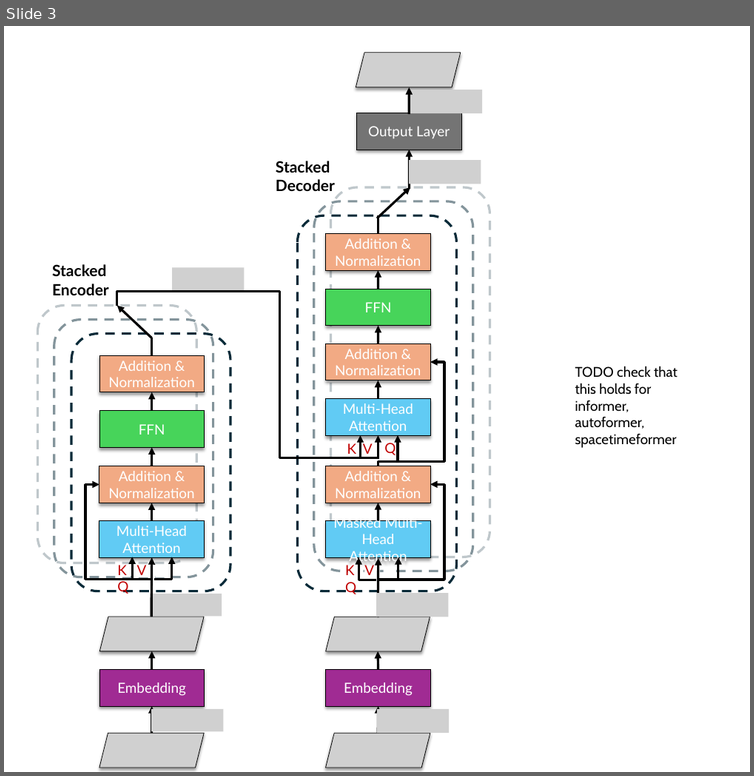
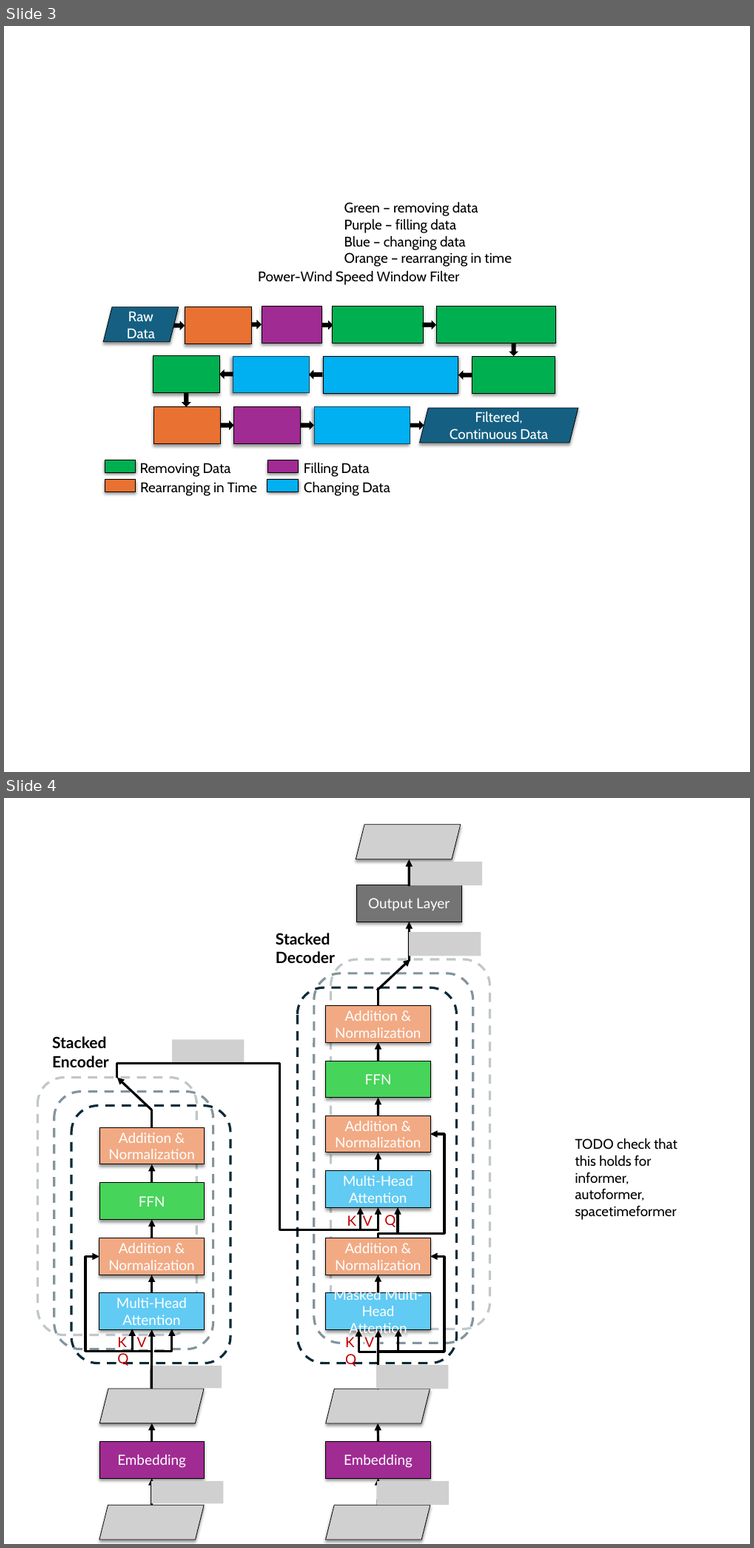
Before and after one commit to achenry/wind-forecasting, a slide deck: examples/figures/wind_forecasting_figs [Autosaved].pptx. Shown one above the other, each under a label of ours: slide 3 before the commit, slides 3 and 4 after it. The pictures are 754x776 and 754x1548 pixels, drawn with LibreOffice and Linux fonts; fonts in the diff are those of the drawing; grey boxes stand for pictures. Boxes give left, top, right and bottom in pixels: in the first picture for what was removed or moved away, otherwise in the second. Text is boxed around its words. In the diff, an @@ line names an element or a change of style, - is before the commit and + after.

```diff
--- a/examples/figures/wind_forecasting_figs [Autosaved].pptx
+++ b/examples/figures/wind_forecasting_figs [Autosaved].pptx
@@ slide 3 added at box(4, 26, 750, 772), background #FFFFFF @@
@@ text added at box(344, 201, 512, 266), 18 pt, text #000000 @@
+Green – removing data
+Purple – filling data
+Blue – changing data
+Orange – rearranging in time
@@ text added at box(258, 270, 459, 285), 18 pt, text #000000 @@
+Power-Wind Speed Window Filter
@@ group added at box(104, 306, 579, 496): 15 rectangles, 12 right arrows, 4 texts, 2 parallelograms @@
+Raw Data
+Removing Data
+Rearranging in Time
+Filling Data
+Changing Data
+Filtered, Continuous Data
@@ what was slide 3 is now slide 4 @@
```
Also in this commit, not shown: 1 other slide added, 3 other files.
